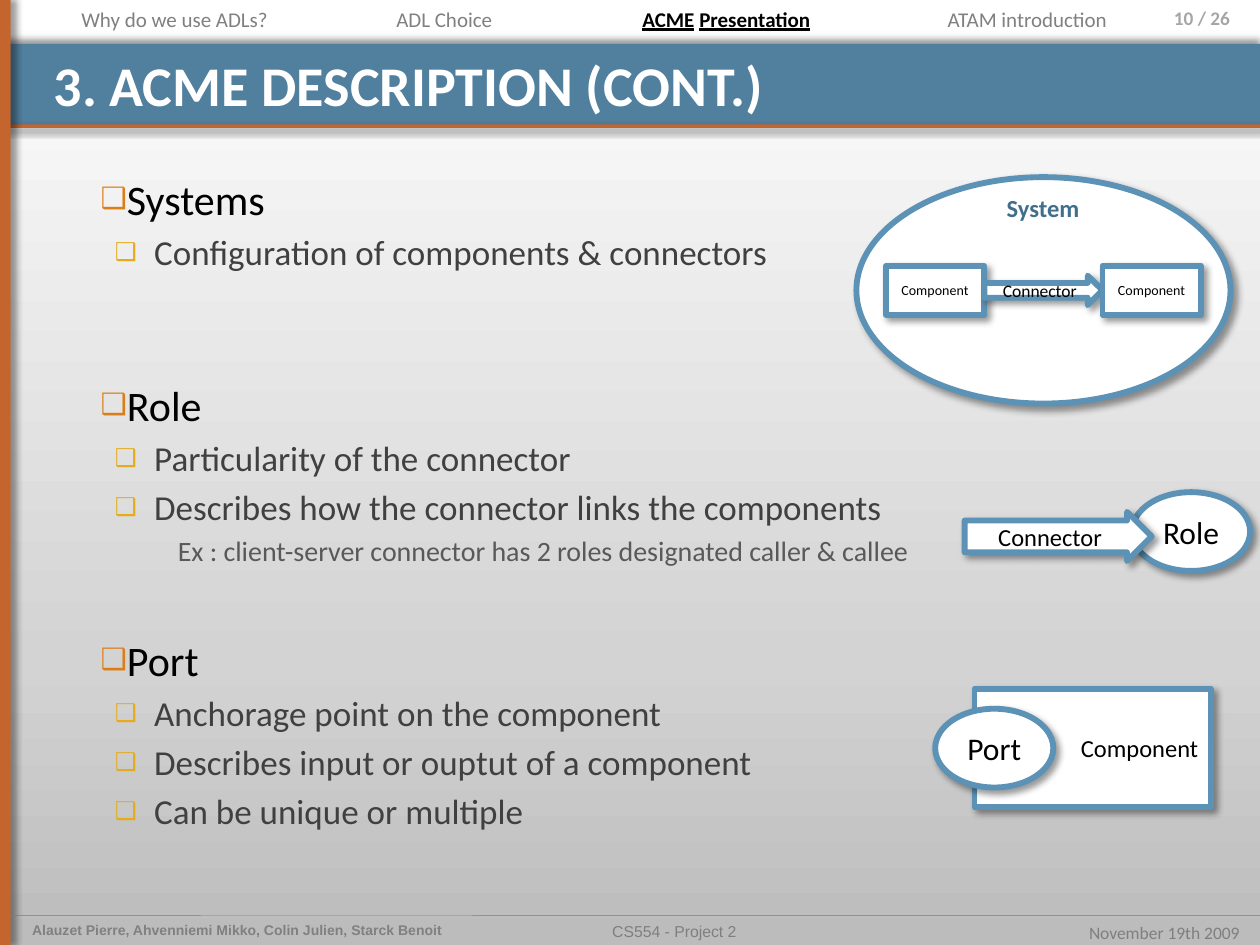
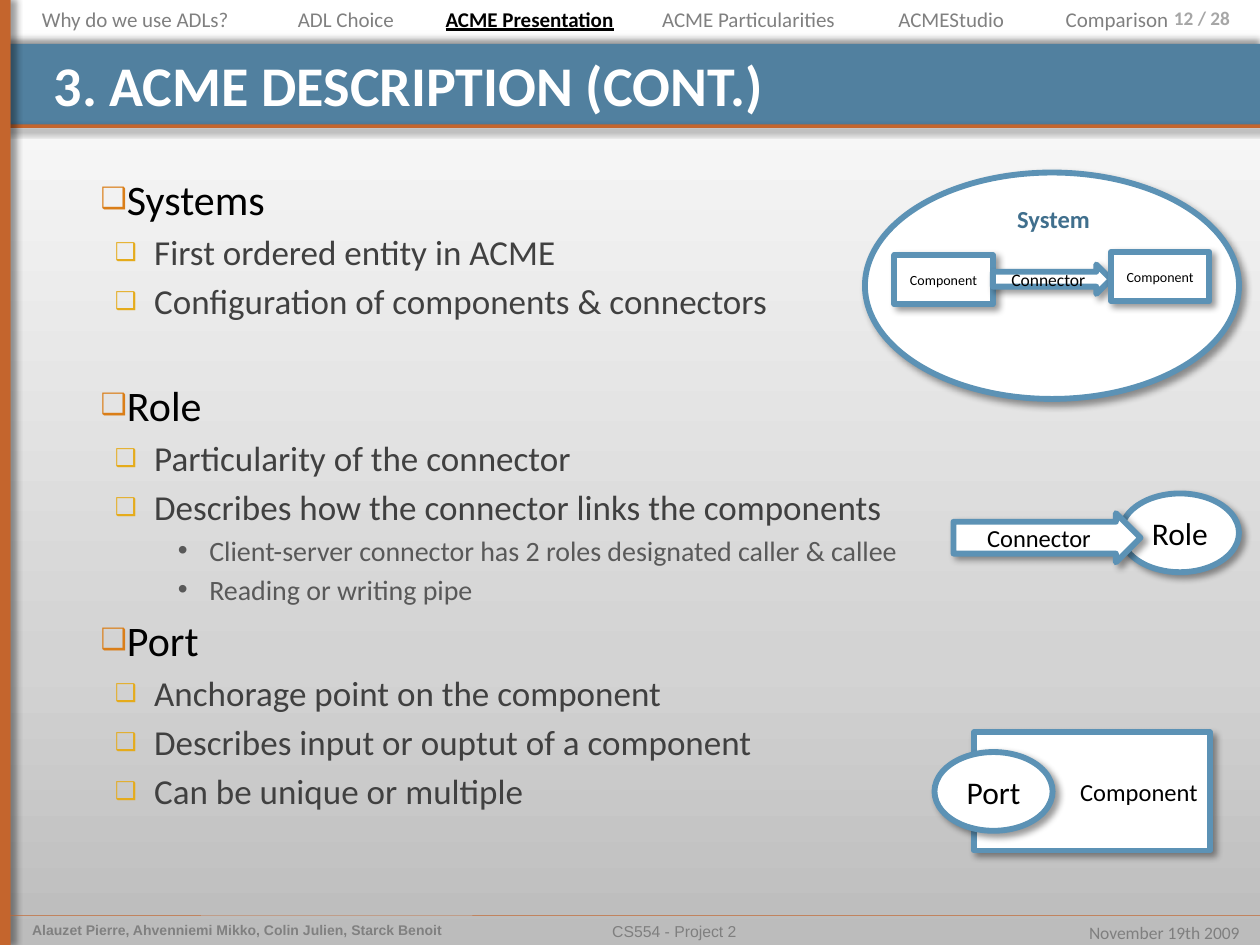
Before and after one commit to pierrealauzet/euroteam, a slide deck: slide 12 of Project 2/Part2/CS554_EuroTeam_Project2_OP5.pptx (slide 10 before the commit). Drawn at 1260x945 pixels with LibreOffice and Linux fonts; fonts in the diff are those of the drawing. Boxes give left, top, right and bottom in pixels: in the first picture for what was removed or moved away, otherwise in the second. Text is boxed around its words. In the diff, an @@ line names an element or a change of style, - is before the commit and + after.

```diff
--- a/Project 2/Part2/CS554_EuroTeam_Project2_OP5.pptx
+++ b/Project 2/Part2/CS554_EuroTeam_Project2_OP5.pptx
@@ text "Why do we use ADLs?": place and size @@
-text "Why do we use ADLs?" at <box>81,12,268,31</box>
+text "Why do we use ADLs?" at <box>42,12,229,31</box>
@@ text "ADL Choice": place and size @@
-text "ADL Choice" at <box>396,12,492,27</box>
+text "ADL Choice" at <box>298,12,393,27</box>
@@ text "ACME Presentation": place and size @@
-text "ACME Presentation" at <box>642,12,810,31</box>
+text "ACME Presentation" at <box>446,12,613,31</box>
@@ text added at <box>662,12,835,27</box>, 12 pt, text #808080 @@
+ACME Particularities
@@ text added at <box>898,12,1004,27</box>, 12 pt, text #808080 @@
+ACMEStudio
@@ text removed at <box>948,12,1106,27</box> @@
-ATAM introduction
@@ text added at <box>1066,12,1168,31</box>, 12 pt, text #808080 @@
+Comparison
@@ page number at <box>1174,12,1229,25</box>: text changed @@
-10 / 26
+12 / 28
@@ ellipse: place and size @@
-ellipse at <box>857,178,1231,404</box>
+ellipse at <box>864,173,1239,399</box>
@@ text "System": place and size @@
-text "System" at <box>1007,201,1080,221</box>
+text "System" at <box>1017,212,1090,232</box>
@@ text at <box>154,240,555,271</box>: paragraph added @@
+  ❑ First ordered entity in ACME
@@ rectangle "Component": place and size @@
-rectangle "Component" at <box>886,266,984,315</box>
+rectangle "Component" at <box>895,256,993,305</box>
@@ right arrow "Connector": place and size @@
-right arrow "Connector" at <box>984,276,1102,305</box>
+right arrow "Connector" at <box>993,265,1111,294</box>
@@ rectangle "Component": place and size @@
-rectangle "Component" at <box>1102,266,1201,315</box>
+rectangle "Component" at <box>1111,252,1210,301</box>
@@ ellipse "Role": place and size @@
-ellipse "Role" at <box>1131,493,1250,572</box>
+ellipse "Role" at <box>1121,494,1240,573</box>
@@ right arrow "Connector": place and size @@
-right arrow "Connector" at <box>965,512,1152,561</box>
+right arrow "Connector" at <box>954,513,1140,562</box>
@@ text at <box>209,541,897,605</box>: text changed @@
-    Ex : client-server connector has 2 roles designated caller & callee
+    • Client-server connector has 2 roles designated caller & callee
+    • Reading or writing pipe
@@ rectangle "Component": place and size @@
-rectangle "Component" at <box>974,689,1211,808</box>
+rectangle "Component" at <box>974,732,1211,850</box>
@@ ellipse "Port": place and size @@
-ellipse "Port" at <box>935,709,1053,789</box>
+ellipse "Port" at <box>935,752,1053,832</box>
```
Also in this commit, not shown: 19 other slides changed, 8 slides added, 1 slide removed, 4 other files.
